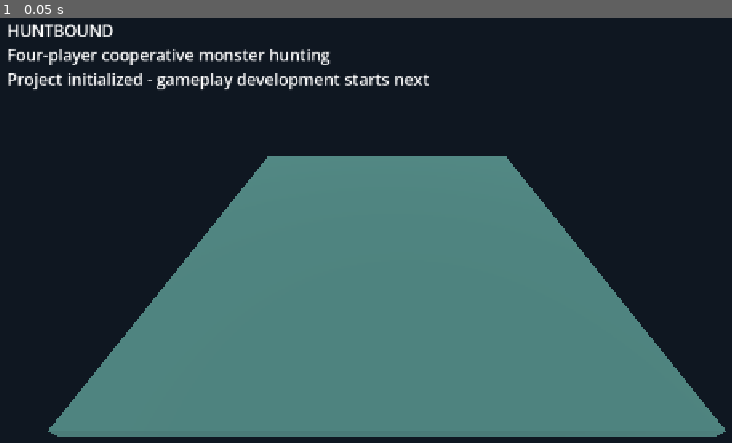
Above: before the commit, frame 1.
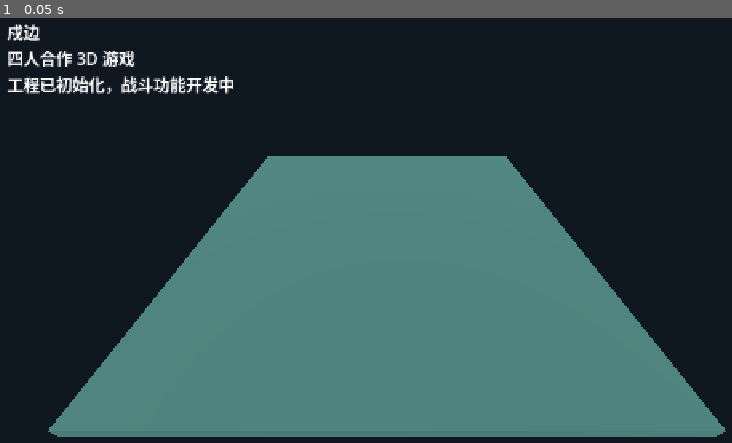
Above: after the commit, the same moment.

Repository: Rain-ziyu/huntbound
Game: Godot game, scene res://scenes/main/main.tscn
Two runs of this game, one before a commit and one after it. Both use one fixed random seed, a clock stepped at 60 frames per second and the inputs below.
Inputs:
- Up to frame 1 (0.05 s): no input

The runs differ from the first frame. In frame 1, 2.6% of the frame differs, in the area x 0-59%, y 1-18%.

Commit message:
chore: rename game to 戍边 (Shubian)

Diff:
--- a/project.godot
+++ b/project.godot
@@ -1,9 +1,9 @@
-; Huntbound development project. Open with Godot 4.7.2 or compatible Godot 4.
+; Shubian development project. Open with Godot 4.7.2 or compatible Godot 4.
 config_version=5
 
 [application]
-config/name="Huntbound"
-config/description="Four-player cooperative 3D monster hunting game in early development."
+config/name="戍边"
+config/description="戍边：四人合作的 3D 游戏，开发中。"
 run/main_scene="res://scenes/main/main.tscn"
 config/features=PackedStringArray("4.7", "GL Compatibility")
 
--- a/scenes/main/main.tscn
+++ b/scenes/main/main.tscn
@@ -15,7 +15,7 @@
 material = SubResource("Material_floor")
 size = Vector3(24, 0.5, 24)
 
-[node name="Huntbound" type="Node3D"]
+[node name="Shubian" type="Node3D"]
 
 [node name="WorldEnvironment" type="WorldEnvironment" parent="."]
 environment = SubResource("Environment_arena")
@@ -42,4 +42,4 @@
 offset_right = 900.0
 offset_bottom = 180.0
 theme_override_font_sizes/font_size = 26
-text = "HUNTBOUND\nFour-player cooperative monster hunting\nProject initialized - gameplay development starts next"
+text = "戍边\n四人合作 3D 游戏\n工程已初始化，战斗功能开发中"
Not shown, changed: README.md
Not shown, changed: docs/game-direction.md
Not shown, added: docs/project-name.md
Not shown, changed: docs/roadmap.md
